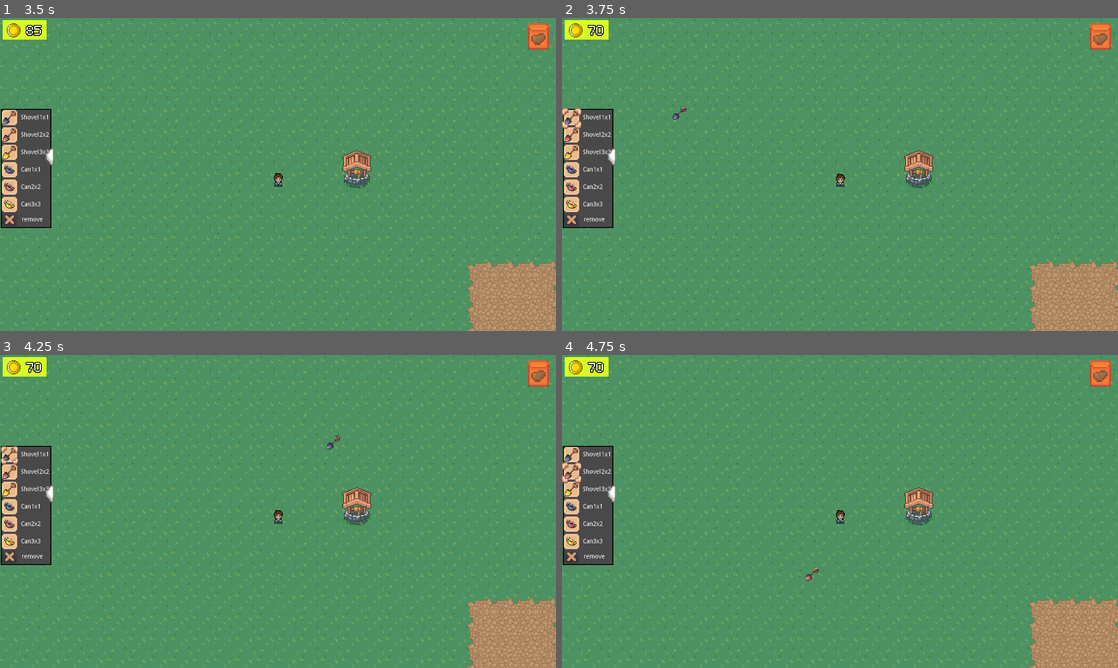
Above: before the commit, frames 1-4 (two rows, left to right).
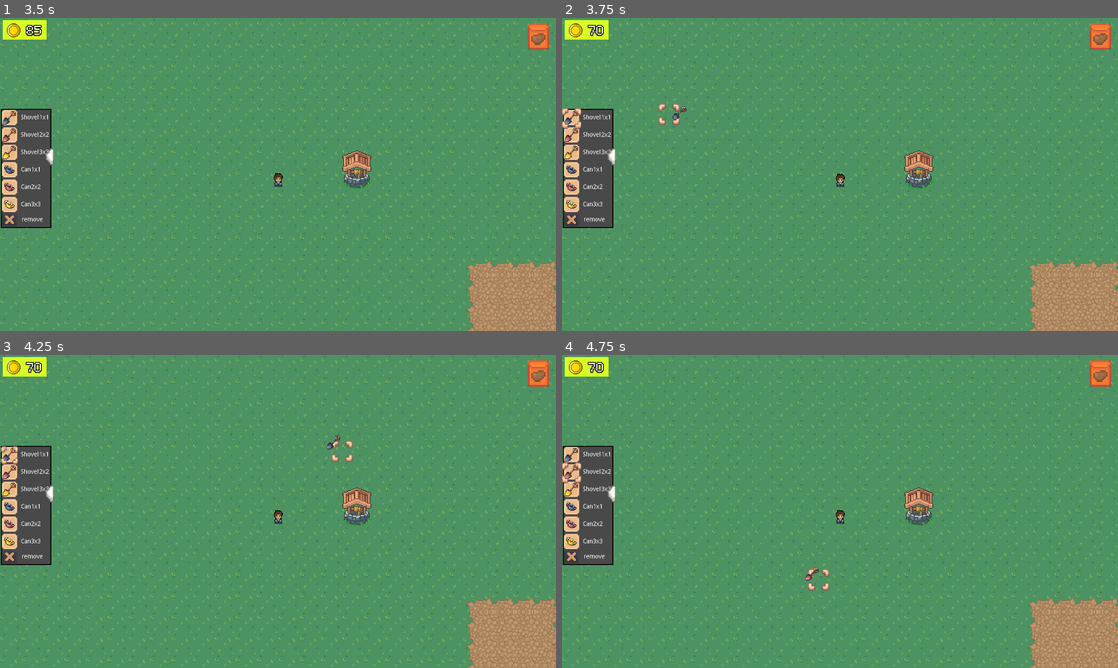
Above: after the commit, the same moments.

Repository: zolkins/RootGame
Game: Godot game, scene res://scenes/main_menu.tscn
Two runs of this game, one before a commit and one after it. Both use one fixed random seed, a clock stepped at 60 frames per second and the inputs below.
Inputs (mouse positions are in pixels of both pictures, inside the frame that each line leads up to):
- Up to frame 1 (3.5 s): click "Нова гра" at 0.5 s; click (5, 155) at 1.25 s; click "remove" at 2 s; click (539, 36) at 2.75 s
- Up to frame 2 (3.75 s): tap Enter at 3.5 s; drag from (573, 118) to (895, 105) at 3.52 s
- Up to frame 3 (4.25 s): no input
- Up to frame 4 (4.75 s): drag from (573, 470) to (812, 574) at 4.27 s

Frame 1 is identical in both runs. In frame 2, 0.1% of the frame differs, in the area x 17-22%, y 27-35%; in frame 3, 0.1%, in the area x 59-64%, y 27-35%; in frame 4, 0.1%.

Commit message:
Selected Added

Diff:
--- a/scenes/map.tscn
+++ b/scenes/map.tscn
@@ -1,10 +1,11 @@
-[gd_scene load_steps=7 format=2]
+[gd_scene load_steps=9 format=2]
 
 [ext_resource path="res://scenes/player.tscn" type="PackedScene" id=1]
 [ext_resource path="res://scripts/TileMap.gd" type="Script" id=2]
 [ext_resource path="res://resources/tile_set.tres" type="TileSet" id=3]
 [ext_resource path="res://resources/img/fences.png" type="Texture" id=4]
 [ext_resource path="res://resources/img/well.png" type="Texture" id=6]
+[ext_resource path="res://resources/img/selected32x32.png" type="Texture" id=7]
 
 [sub_resource type="TileSet" id=1]
 0/name = "fences.png 0"
@@ -22,6 +23,22 @@
 0/autotile/navpoly_map = [  ]
 0/autotile/priority_map = [  ]
 0/autotile/z_index_map = [  ]
+0/occluder_offset = Vector2( 0, 0 )
+0/navigation_offset = Vector2( 0, 0 )
+0/shape_offset = Vector2( 0, 0 )
+0/shape_transform = Transform2D( 1, 0, 0, 1, 0, 0 )
+0/shape_one_way = false
+0/shape_one_way_margin = 0.0
+0/shapes = [  ]
+0/z_index = 0
+
+[sub_resource type="TileSet" id=2]
+0/name = "1"
+0/texture = ExtResource( 7 )
+0/tex_offset = Vector2( 0, 0 )
+0/modulate = Color( 1, 1, 1, 1 )
+0/region = Rect2( 0, 0, 32, 32 )
+0/tile_mode = 0
 0/occluder_offset = Vector2( 0, 0 )
 0/navigation_offset = Vector2( 0, 0 )
 0/shape_offset = Vector2( 0, 0 )
@@ -60,3 +77,9 @@
 position = Vector2( 998, 771 )
 scale = Vector2( 0.0719803, 0.0719803 )
 texture = ExtResource( 6 )
+
+[node name="Select" type="TileMap" parent="."]
+tile_set = SubResource( 2 )
+cell_size = Vector2( 32, 32 )
+cell_custom_transform = Transform2D( 32, 0, 0, 32, 0, 0 )
+format = 1
--- a/scenes/player.tscn
+++ b/scenes/player.tscn
@@ -196,6 +196,7 @@
 visible = false
 
 [connection signal="dig" from="CanvasLayer/Shop" to="." method="_on_Shop_dig"]
+[connection signal="selec" from="CanvasLayer/Shop" to="." method="_on_Shop_selec"]
 [connection signal="pressed" from="CanvasLayer/go_to_settings" to="." method="_on_go_to_settings_pressed"]
 [connection signal="not_move" from="CanvasLayer2" to="." method="_on_CanvasLayer2_not_move"]
 [connection signal="use_move_vector" from="CanvasLayer2" to="." method="_on_CanvasLayer2_use_move_vector"]
--- a/scripts/Hotbar.gd
+++ b/scripts/Hotbar.gd
@@ -6,6 +6,7 @@
 var i = 0
 
 signal dig
+signal selec
 
 func _ready():
 	$Items.set_visible(false)
@@ -32,6 +33,7 @@
 func _input(event):
 	if holding_item:
 		holding_item.global_position = get_global_mouse_position()
+		emit_signal("selec")
 	if event is InputEventMouseButton:
 		if event.button_index == BUTTON_LEFT && event.pressed:
 			if holding_item:
--- a/scripts/KinematicBody2D.gd
+++ b/scripts/KinematicBody2D.gd
@@ -64,3 +64,9 @@
 		$"../predmeti".set_cell(map_position.x, map_position.y, tileid)
 	else:
 		$"../predmeti".set_cell(map_position.x, map_position.y, -1)
+
+func _on_Shop_selec():
+	var map_position = $"../Select".world_to_map(get_global_mouse_position())
+	var tileid = $"../Select".tile_set.find_tile_by_name("1")
+	$"../Select".clear()
+	$"../Select".set_cell(map_position.x, map_position.y, tileid)
